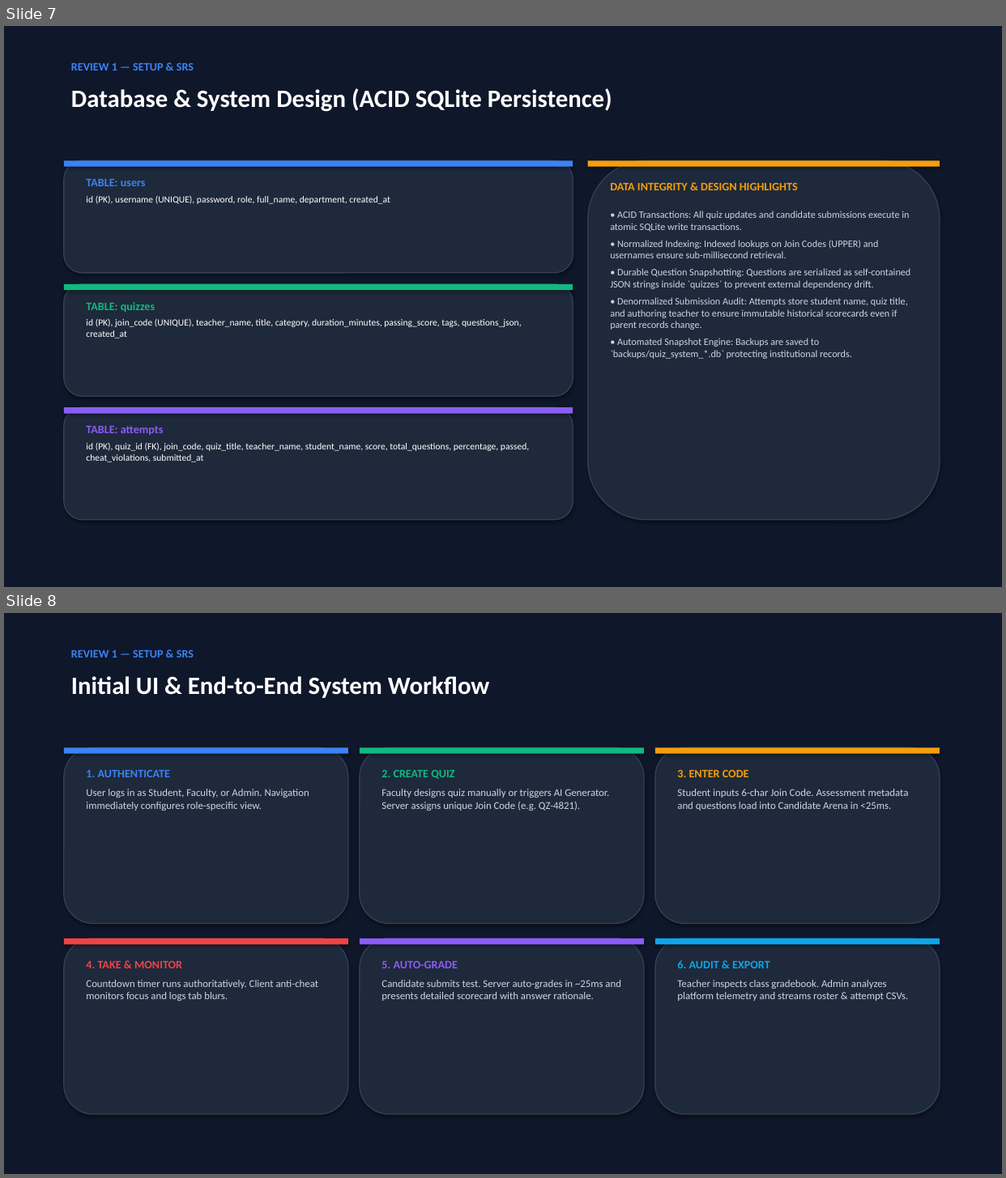
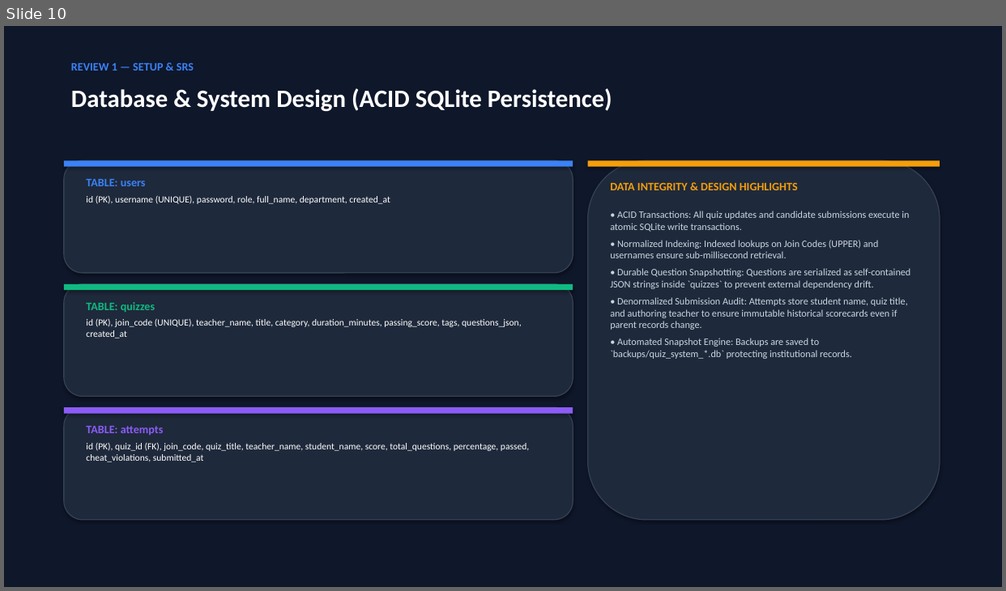
Before and after one commit to Vanshika071417/Online_Quiz_System, a slide deck: QuizSphere_Review_1_Presentation.pptx. Shown one above the other, each under a label of ours: slides 7 and 8 before the commit, slide 10 after it. The pictures are 1006x1178 and 1006x591 pixels, drawn with LibreOffice and Linux fonts; fonts in the diff are those of the drawing. Boxes give left, top, right and bottom in pixels: in the first picture for what was removed or moved away, otherwise in the second. Text is boxed around its words. In the diff, an @@ line names an element or a change of style, - is before the commit and + after.

Commit message:
docs: embed comprehensive SRS and Working App Demo Guide directly into PPT presentation

```diff
--- a/QuizSphere_Review_1_Presentation.pptx
+++ b/QuizSphere_Review_1_Presentation.pptx
@@ slide 8 removed at <box>4,613,1002,1174</box>, background #FFFFFF @@
@@ rectangle removed at <box>4,613,1002,1174</box> @@
@@ text removed at <box>71,649,194,658</box> @@
-REVIEW 1 — SETUP & SRS
@@ text removed at <box>71,676,489,698</box> @@
-Initial UI & End-to-End System Workflow
@@ rounded rectangle removed at <box>64,747,348,924</box> @@
@@ rectangle removed at <box>64,747,348,754</box> @@
@@ rounded rectangle removed at <box>360,747,644,924</box> @@
@@ rectangle removed at <box>360,747,644,754</box> @@
@@ rounded rectangle removed at <box>655,747,940,924</box> @@
@@ rectangle removed at <box>655,747,940,754</box> @@
@@ text removed at <box>86,769,309,811</box> @@
-1. AUTHENTICATE
-User logs in as Student, Faculty, or Admin. Navigation immediately configures role-specific view.
@@ text removed at <box>381,770,609,811</box> @@
-2. CREATE QUIZ
-Faculty designs quiz manually or triggers AI Generator. Server assigns unique Join Code (e.g. QZ-4821).
@@ text removed at <box>677,769,909,811</box> @@
-3. ENTER CODE
-Student inputs 6-char Join Code. Assessment metadata and questions load into Candidate Arena in <25ms.
@@ rounded rectangle removed at <box>64,939,348,1114</box> @@
@@ rectangle removed at <box>64,939,348,944</box> @@
@@ rounded rectangle removed at <box>360,939,644,1114</box> @@
@@ rectangle removed at <box>360,939,644,944</box> @@
@@ rounded rectangle removed at <box>655,939,940,1114</box> @@
@@ rectangle removed at <box>655,939,940,944</box> @@
@@ text removed at <box>86,960,319,1001</box> @@
-4. TAKE & MONITOR
-Countdown timer runs authoritatively. Client anti-cheat monitors focus and logs tab blurs.
@@ text removed at <box>381,960,621,1001</box> @@
-5. AUTO-GRADE
-Candidate submits test. Server auto-grades in ~25ms and presents detailed scorecard with answer rationale.
@@ text removed at <box>677,960,909,1001</box> @@
-6. AUDIT & EXPORT
-Teacher inspects class gradebook. Admin analyzes platform telemetry and streams roster & attempt CSVs.
@@ what was slide 7 is now slide 10 @@
```
Also in this commit, not shown: 2 slides changed, 4 slides added, 2 other files.
